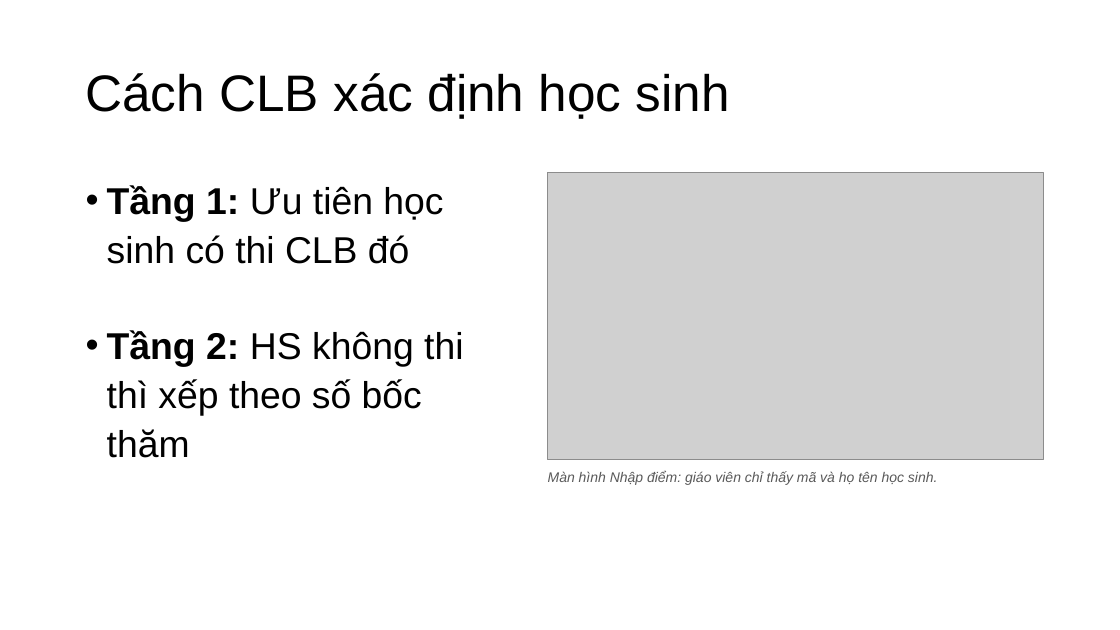
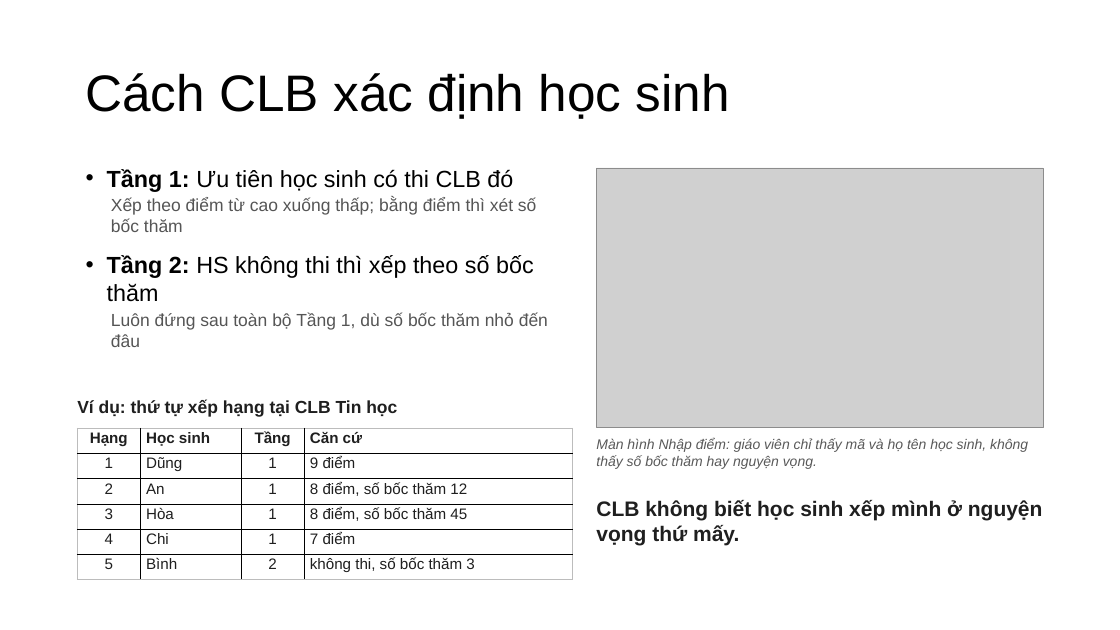
Before and after one commit to nguyenphanvantruong6969-arch/rbda-kiosk, a slide deck: slide 7 of THUYET_TRINH_KHKT_DA_SUA_FONT.pptx. Drawn at 1120x630 pixels with LibreOffice and Linux fonts; fonts in the diff are those of the drawing; grey boxes stand for pictures. Boxes give left, top, right and bottom in pixels: in the first picture for what was removed or moved away, otherwise in the second. Text is boxed around its words. In the diff, an @@ line names an element or a change of style, - is before the commit and + after.

```diff
--- a/THUYET_TRINH_KHKT_DA_SUA_FONT.pptx
+++ b/THUYET_TRINH_KHKT_DA_SUA_FONT.pptx
@@ text "Tầng 1: Ưu tiên học ...": place and size @@
-text "Tầng 1: Ưu tiên học ..." at (107,185,463,458)
+text "Tầng 1: Ưu tiên học ..." at (107,169,548,347)
@@ text at (107,169,534,302): size 32 to 20 pt in "Tầng 1: Ưu tiên học sinh có ...", "Tầng 2: HS không thi thì xếp ..."; line spacing 1.1 to 1; less space between paragraphs @@
@@ picture: place and size @@
-picture at (548,172,1044,460)
+picture at (597,168,1044,428)
@@ text at (111,198,536,232): paragraph added @@
+Xếp theo điểm từ cao xuống thấp; bằng điểm thì xét số bốc thăm
@@ text at (111,312,548,347): paragraph added @@
+Luôn đứng sau toàn bộ Tầng 1, dù số bốc thăm nhỏ đến đâu
@@ text added at (77,400,397,417), 15 pt, text #1F1F1F, bold @@
+Ví dụ: thứ tự xếp hạng tại CLB Tin học
@@ table added at (77,429,573,580), 6 rows, 4 columns @@
+Hạng | Học sinh | Tầng | Căn cứ
+1 | Dũng | 1 | 9 điểm
+2 | An | 1 | 8 điểm, số bốc thăm 12
+3 | Hòa | 1 | 8 điểm, số bốc thăm 45
+4 | Chi | 1 | 7 điểm
+5 | Bình | 2 | không thi, số bốc thăm 3
@@ text at (596,438,1028,469): text changed @@
-Màn hình Nhập điểm: giáo viên chỉ thấy mã và họ tên học sinh.
+Màn hình Nhập điểm: giáo viên chỉ thấy mã và họ tên học sinh, không thấy số bốc thăm hay nguyện vọng.
@@ text added at (596,500,1043,546), 18 pt, text #1F1F1F, bold @@
+CLB không biết học sinh xếp mình ở nguyện vọng thứ mấy.
```
